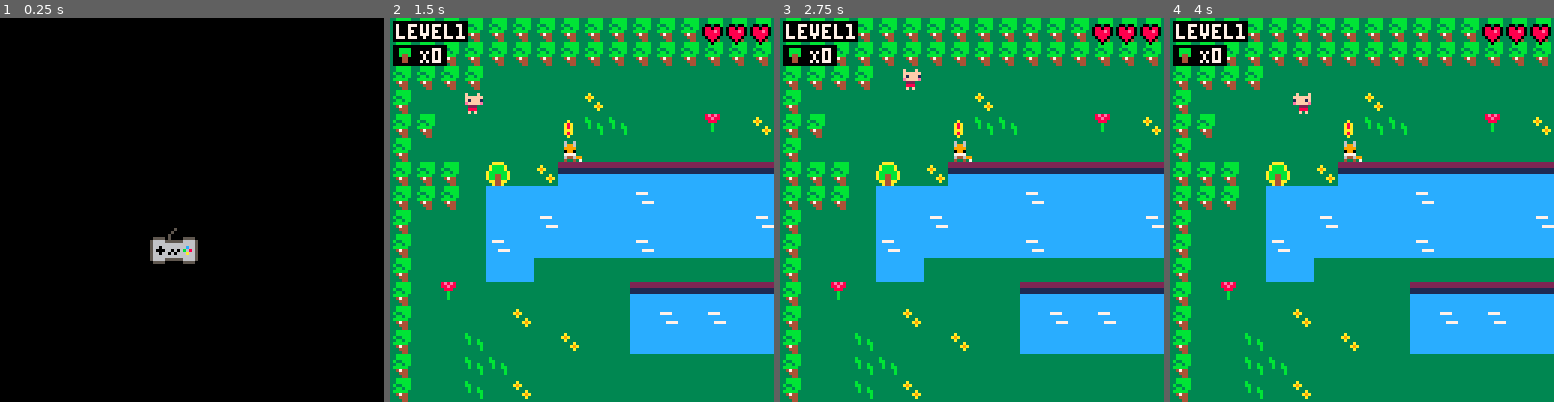
Above: before the commit, frames 1-4 (left to right).
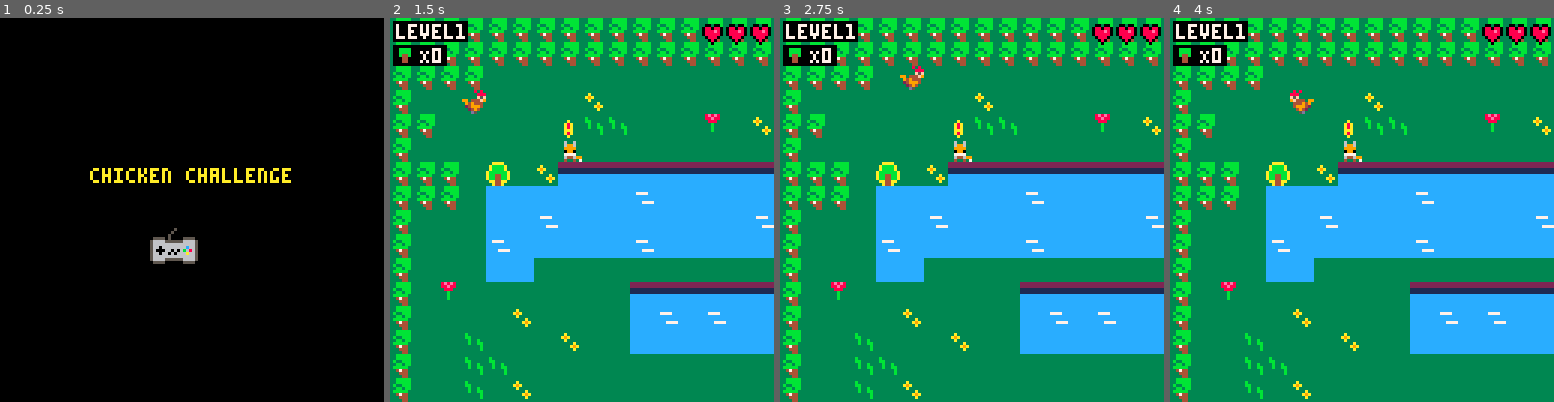
Above: after the commit, the same moments.

Repository: claireszt/pico8-chicken-challenge
Game: PICO-8 cartridge prototype.p8
Same seed, same stepped clock (60 frames per second), same inputs: the game is played once before the commit and once after it.
Inputs:
- Up to frame 1 (0.25 s): no input
- Up to frame 2 (1.5 s): tap X (X key) at 0.33, 1.07 s
- Up to frame 3 (2.75 s): hold Right 1.6-2.1 s; tap X (X key) at 1.85 s; hold Up 2.15-2.42 s; hold Right from 2.47 s (still down)
- Up to frame 4 (4 s): tap X (X key) at 2.97 s; release Right at 3.03 s; hold Left 3.08-3.58 s; hold Down 3.63-3.97 s

The runs differ from the first frame. In frame 1, 0.9% of the frame differs, in the area x 23-76%, y 39-43%; in frame 2, 0.2%; in frame 3, 0.2%; in frame 4, 0.2%.

Commit message:
upgraded bridge + sign

Diff:
--- a/prototype.p8
+++ b/prototype.p8
@@ -51,7 +51,8 @@
 
 function draw_menu()
 	cls()
-	print("press ❎ to start",25,60,blinkcol)
+	print("chicken challenge",30,50,10)
+	print("press ❎ to start",30,60,blinkcol)
 	spr(193,50,70)
 	spr(194,58,70)
 	spr(209,50,78)
@@ -235,6 +236,14 @@
 	msg="pnj"
 end
 
+function sign(x,y)
+	color=7
+	next_tile(x,y)
+	next_tile(x,y-1)
+	create_msg("sign","you can build the bridge here !\nyou need 5 woods.")
+	msg="pnj"
+end
+
 function enter_volcano(x,y)
 		next_tile(x,y)
 		msg="pnj"
@@ -252,7 +261,7 @@
 end
 
 function iswater(x,y)
-	if mget(x,y)==32 or mget(x,y)==34 or mget(x,y)==36
+	if mget(x,y)==32 or mget(x,y)==34 or mget(x,y)==36 or mget(x,y)==38
 	then
 	return true
 	end
@@ -342,6 +351,8 @@
 		talking_fox(x,y)
 	elseif (is_tile(interact,x,y) and mget(x,y)==72) then
 		talking_cactus(x,y)
+	elseif (is_tile(interact,x,y) and mget(x,y)==58) then
+		sign(x,y)
 	elseif (is_tile(interact,x,y) and mget(x,y)==48) then
 		chest(x,y)
 	elseif (is_tile(lives,x,y) and (mget(x,y)==160 or mget(x,y)==161)) then
@@ -758,32 +769,32 @@
 
 
 __gff__
-0004000000000000000000000000000000000001030001000000000000000000030003000300000000000000000000000301000301000000000000000000000000000100030000000303000000000000060600000000000000000000000000000001000000000000000000000000000000000000000000000000000000000000
+0004000000000000000000000000000000000001030001000000000000000000030003000300030000010101000000000301000301000000000003010000000000000100030000000303000000000000060600000000000000000000000000000001000000000000000000000000000000000000000000000000000000000000
 0100020000000000000000000000000012220000142400000000000000000000454500000000000000000000000000000000000000000000000000000000000000000000000000000000000000000000000000000000000000000000000000000000000000000000000000000000000000000000000000000000000000000000
 __map__
 1313131313131313131313131313131313131313131313131313131313131313424242424242424242424242424242424242424242424242424242424242424280808080808080808080808080808080808080808080808080808080808080800000000000000000000000000000000000000000000000000000000000000000
 1313131313131313131313131313131313131313131313131313131313131313424040404040404040404040404040404040404040404040404140404040404280818081818181808181818081818181818081908081818194808181818181800000000000000000000000000000000000000000000000000000000000000000
 1313131310101010101010101010101010101010101012101010101010101013424040404040404040404040404040404040404040404040404040404040404280818181808091808080818081808080818081808080808180808081808080800000000000000000000000000000000000000000000000000000000000000000
-1310101010101010121010101010101010121010101010391210103910121013424040404040404040404040404040404042404040404040404040404040404280808080808181818181818081808181818081818181808180818181808181800000000000000000000000000000000000000000000000000000000000000000
-1313101010101035111110101039101210101010123636101010101010101013424040404040404040404040404040404040404040404040404040404040404280818181818180818081808081808180808081808180808180808081818081800000000000000000000000000000000000000000000000000000000000000000
-13101010101010331010101010101010102424242424242424242424242424244040404a4040404040404140404440404040404040404040404040404046404280818080808080808081818181808181818081808181818180818080808181800000000000000000000000000000000000000000000000000000000000000000
-131313101410122424242424242424242420202220202220202020202220202040404b48404b4b4b4b424040404040404040404040404040404040404040404280918180818180818080808080808080818080808080808180818181818180800000000000000000000000000000000000000000000000000000000000000000
-13131310202020202020222020202020202020202020202020202220202020204040404b4b4b4b4b4b424040404040404040404040404040404040404040404280808080808180818181808180818181818081818181808180808080808181800000000000000000000000000000000000000000000000000000000000000000
-1310101020202220202020202020202220202020222020202220202020202020404040404b4b4b4b4b424040404040404040404040404040404040404040404280818181818180818081808181818080808081808081818180818181818081800000000000000000000000000000000000000000000000000000000000000000
-1310101022202020202022202020202020202020202010102020202020201013424040404040404040404040404040404040404041404040424040404242424280808080808180808081808080818180818181808181808081818080818181800000000000000000000000000000000000000000000000000000000000000000
-1310101020203636363636363636363636101010101010102020202020201013424040404040404040404040404040404040404040404040404040404240408181818292808181818181818180808181818081808080808181808081818080800000000000000000000000000000000000000000000000000000000000000000
-1310391010101010101024242424242424242410101210122022202020201013424040404040404040404040404040404040404040404040404040404240404080808081808080818080808181818180808081818181818180808180818181800000000000000000000000000000000000000000000000000000000000000000
-1310101010121010101020222022202020202010101014101020202020201013424040404040404044404040404140404040404040404040404040404240404280918081818181818181808080808080818080808080808080818181808081800000000000000000000000000000000000000000000000000000000000000000
-1310101110101012101020202020202022202010101210121020202020201013424040404040404040404040404040404040404040404040404040404240404280818080808080808081808181818180818181818181818180808081818081800000000000000000000000000000000000000000000000000000000000000000
-1310101111101010101010101010101010111010242424242420202220222413424040404040404040404040404040404040404040404040404040404240404280818181818181818180818180808180808080808180808180808080818181800000000000000000000000000000000000000000000000000000000000000000
-1310101110121010101010101010101010101010202020202020202020202013424041404040404040404040404040404040444040404140404040404240404280818080808080808181818080808181808080808080818181818181808180800000000000000000000000000000000000000000000000000000000000000000
-1310101110101010101410101010101010101112202020201010101010101013424040404040424040404040404040404040404040404040404040404240404280818080808080808080808081808081818181818181818081808080808180800000000000000000000000000000000000000000000000000000000000000000
-1310101010101010101010101010101014101110202020101010101210101013424040404040404040404040404040404040404040404040404040404240404280818181818181808181818181808080808080808080808081818181818181800000000000000000000000000000000000000000000000000000000000000000
+1310101010101010121010101010101010121010101010391210103910123c13424040404040404040404040404040404042404040404040404040404040404280808080808181818181818081808181818081818181808180818181808181800000000000000000000000000000000000000000000000000000000000000000
+1313101010101035111110101039101210101010123636101010101010103a13424040404040404040404040404040404040404040404040404040404040404280818181818180818081808081808180808081808180808180808081818081800000000000000000000000000000000000000000000000000000000000000000
+13101010101010331010101010101010102b2b2b2b2b2b2b2b2b2b2b2b262b2b4040404a4040404040404140404440404040404040404040404040404046404280818080808080808081818181808181818081808181818180818080808181800000000000000000000000000000000000000000000000000000000000000000
+13131310141012242424242b2b2b2b2b2b29292a29292a29292929292920202040404b48404b4b4b4b424040404040404040404040404040404040404040404280918180818180818080808080808080818080808080808180818181818180800000000000000000000000000000000000000000000000000000000000000000
+131313102929292929292a2929292929292929292929292929292a29292022204040404b4b4b4b4b4b424040404040404040404040404040404040404040404280808080808180818181808180818181818081818181808180808080808181800000000000000000000000000000000000000000000000000000000000000000
+1310101029292a292929292929292922292929292a2929292a29292929292929404040404b4b4b4b4b424040404040404040404040404040404040404040404280818181818180818081808181818080808081808081818180818181818081800000000000000000000000000000000000000000000000000000000000000000
+131010102a29292929292a292929292929292929292910102929292929291013424040404040404040404040404040404040404041404040424040404242424280808080808180808081808080818180818181808181808081818080818181800000000000000000000000000000000000000000000000000000000000000000
+1310101029293636363636363636363636101010101010102929292929291013424040404040404040404040404040404040404040404040404040404240408181818292808181818181818180808181818081808080808181808081818080800000000000000000000000000000000000000000000000000000000000000000
+131039101010101010102b2b2b2b2b2b2b2b2b1010121012292a292929291013424040404040404040404040404040404040404040404040404040404240404080808081808080818080808181818180808081818181818180808180818181800000000000000000000000000000000000000000000000000000000000000000
+13101010101210101010292a292a292929292910101014101029292929291013424040404040404044404040404140404040404040404040404040404240404280918081818181818181808080808080818080808080808080818181808081800000000000000000000000000000000000000000000000000000000000000000
+131010111010101210102929292929292a292910101210121029292929291013424040404040404040404040404040404040404040404040404040404240404280818080808080808081808181818180818181818181818180808081818081800000000000000000000000000000000000000000000000000000000000000000
+13101011111010101010101010101010101110102b2b2b2b2b29292a292a2b13424040404040404040404040404040404040404040404040404040404240404280818181818181818180818180808180808080808180808180808080818181800000000000000000000000000000000000000000000000000000000000000000
+1310101110121010101010101010101010101010292929292929292929292913424041404040404040404040404040404040444040404140404040404240404280818080808080808181818080808181808080808080818181818181808180800000000000000000000000000000000000000000000000000000000000000000
+1310101110101010101410101010101010101112292929291010101010101013424040404040424040404040404040404040404040404040404040404240404280818080808080808080808081808081818181818181818081808080808180800000000000000000000000000000000000000000000000000000000000000000
+1310101010101010101010101010101014101110292929101010101210101013424040404040404040404040404040404040404040404040404040404240404280818181818181808181818181808080808080808080808081818181818181800000000000000000000000000000000000000000000000000000000000000000
 1310101010391010101010121030101010121010101010391210101010101213424040404040404040404040404040404040404040404040404040404240404280808080808081808081808081808181808080808081808080808080808081800000000000000000000000000000000000000000000000000000000000000000
-1310101014101012103910101010101024241010101010121010121010391013424040404040404040404040404040404040444040404040404040404240404280818181818181808181808081818180808181818081818181818181808181800000000000000000000000000000000000000000000000000000000000000000
-1310101010101010101010102424242424201010101010101010101210101013424040404040404040404040404040404040404040404040404040404240404280818080808080808181808181808181818180808081808080808180808180800000000000000000000000000000000000000000000000000000000000000000
-1310102424242424242424242020222010101010101010101010101014101013424040404040404040404040404040404040404040404040404040404240404280818181818181808080818180808080818081818081818181808181818180800000000000000000000000000000000000000000000000000000000000000000
-1310102020202220202022201010101010101010141039101010101010101013424040404040404040404040404040404040404040404040404040404240404280808080808081808080808080818181818080818080808081808080808180800000000000000000000000000000000000000000000000000000000000000000
+131010101410101210391010101010102b2b1010101010121010121010391013424040404040404040404040404040404040444040404040404040404240404280818181818181808181808081818180808181818081818181818181808181800000000000000000000000000000000000000000000000000000000000000000
+1310101010101010101010102b2b2b2b2b291010101010101010101210101013424040404040404040404040404040404040404040404040404040404240404280818080808080808181808181808181818180808081808080808180808180800000000000000000000000000000000000000000000000000000000000000000
+1310102b2b2b2b2b2b2b2b2b29292a2910101010101010101010101014101013424040404040404040404040404040404040404040404040404040404240404280818181818181808080818180808080818081818081818181808181818180800000000000000000000000000000000000000000000000000000000000000000
+1310102929292a2929292a291010101010101010141039101010101010101013424040404040404040404040404040404040404040404040404040404240404280808080808081808080808080818181818080818080808081808080808180800000000000000000000000000000000000000000000000000000000000000000
 1310101010101010101010101010101010101110101010101110101010101013424040404040444040404040404040404040404040404040404040404240404280818181818181818181818180818080808080818181818081809081808181800000000000000000000000000000000000000000000000000000000000000000
 1310101210121010101010101010101010101010101010111010101010101013424040404040404040404040404140404040424040404040404040404240404280818181818181818181818180818181818180808180818181808181818081800000000000000000000000000000000000000000000000000000000000000000
 1310101014101010101010101010101010101010111010101010391010111013424040404040414040404040404040404040404040414040404140404240404280818181818181818181818180808080808181818180808080808080818081800000000000000000000000000000000000000000000000000000000000000000
Not shown, changed: 24 lines of the sprite sheet (__gfx__) section of prototype.p8
